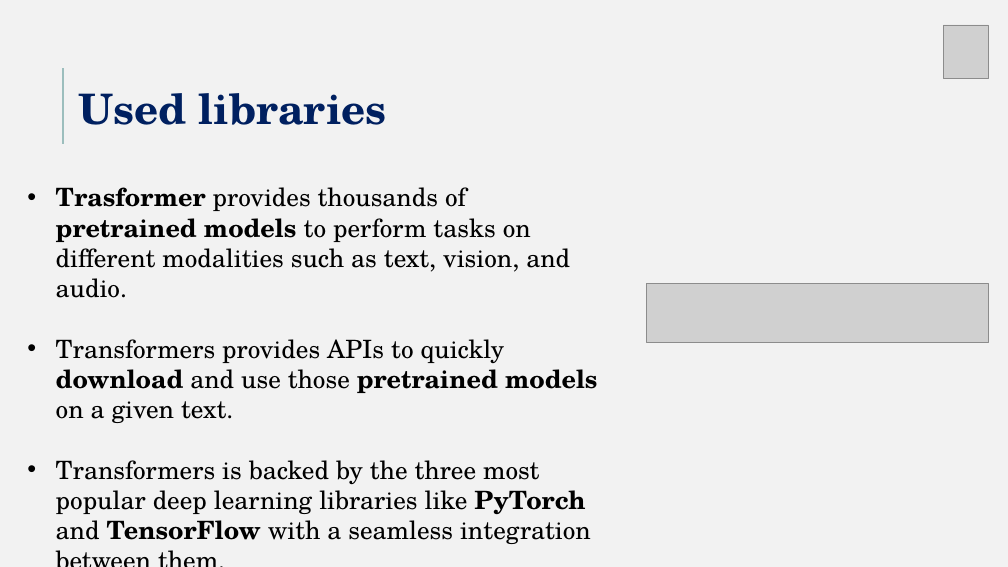
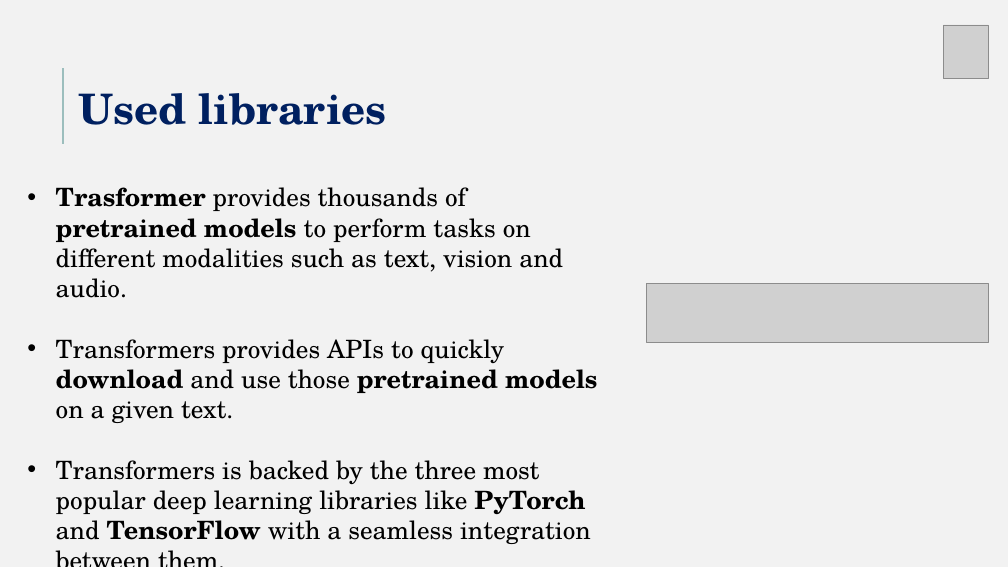
Before and after one commit to Matteoa99/ProgettoDA, a slide deck: slide 8 of DA_project.pptx. Drawn at 1008x567 pixels with LibreOffice and Linux fonts; fonts in the diff are those of the drawing; grey boxes stand for pictures. Boxes give left, top, right and bottom in pixels: in the first picture for what was removed or moved away, otherwise in the second. Text is boxed around its words. In the diff, an @@ line names an element or a change of style, - is before the commit and + after.

```diff
--- a/DA_project.pptx
+++ b/DA_project.pptx
@@ text at box(56, 187, 563, 298): text changed @@
-• Trasformer provides thousands of pretrained models to perform tasks on different modalities such as text, vision, and audio.
+• Trasformer provides thousands of pretrained models to perform tasks on different modalities such as text, vision and audio.
```
Also in this commit, not shown: 8 other slides changed, 2 other files.
